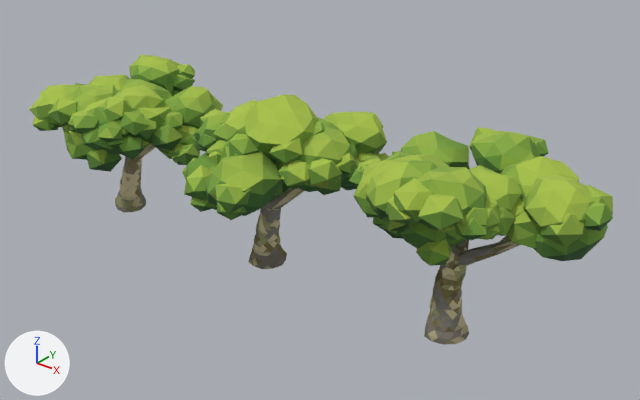
Two versions of the glTF model public/models/plane_tree.glb, one commit apart.
Camera for both pictures: a 50 mm camera at (20.5, -22.4, 17.2) aimed at (2.3, 0.3, 3.1). The lights are fixed; the arrows at lower left show +X, +Y and +Z. The older version comes first. Vertices at exactly the same position are counted once.

Names of what the first picture shows: 'plane_tree_a', 'plane_tree_b', 'plane_tree_c'.
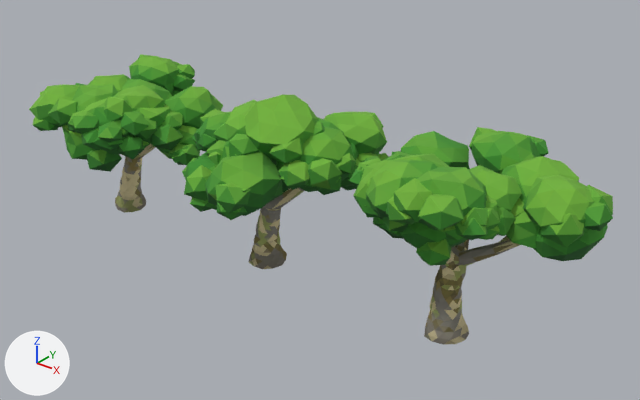
Boxes [x1, y1, x2, y2] around the edits, measured in the pictures (640 x 400 px):
part 1 of me_plane_tree_a, recoloured
    both: [29, 54, 223, 164]
part 2 of me_plane_tree_a, recoloured
    both: [33, 74, 205, 170]
part 3 of me_plane_tree_b, recoloured
    both: [182, 94, 389, 213]
part 4 of me_plane_tree_b, recoloured
    both: [185, 129, 376, 220]
part 5 of me_plane_tree_c, recoloured
    both: [349, 127, 613, 266]
part 6 of me_plane_tree_c, recoloured
    both: [350, 147, 612, 266]

Diff of the bpy script that builds the scene:
```diff
--- a/public/models/plane_tree.glb.py
+++ b/public/models/plane_tree.glb.py
@@ me_plane_tree_a @@
 me_plane_tree_a.from_pydata(...)  # 1758 vertices, 3131 faces; spans x -2.5..5.1, y -3.96..2.99, z -0.26..6.47
 # used by ob_plane_tree_a; location = (-8.0, 0.0, 0.0)
+# me_plane_tree_a part 1: 2092 faces centred in x -2.32..4.92, y -3.74..2.9, z -0.19..6.34 are repainted in the vertex colours; the middle colour goes from green #879f47 to green #669638
+# me_plane_tree_a part 2: 1039 faces centred in x -2.31..4.97, y -3.71..2.92, z -0.17..5.76 are repainted in the vertex colours; the middle colour goes from dark green #406c35 to dark green #2a6e2a
 me_plane_tree_a.materials.append(mat_palette)
@@ me_plane_tree_b @@
 me_plane_tree_b.from_pydata(...)  # 1646 vertices, 2933 faces; spans x -2.78..4.26, y -4.1..3.68, z -0.19..7.22
 # used by ob_plane_tree_b; location = (0.0, 0.0, 0.0)
+# me_plane_tree_b part 3: 1867 faces centred in x -2.54..4.19, y -3.95..3.52, z -0.13..7.03 are repainted in the vertex colours; the middle colour goes from green #87a045 to green #659738
+# me_plane_tree_b part 4: 1066 faces centred in x -2.53..4.06, y -3.95..3.59, z -0.13..6.01 are repainted in the vertex colours; the middle colour goes from dark green #406a35 to dark green #2a6d2a
 me_plane_tree_b.materials.append(mat_palette)
@@ me_plane_tree_c @@
 me_plane_tree_c.from_pydata(...)  # 1728 vertices, 3091 faces; spans x -3.24..5.1, y -3.68..3.44, z -0.21..6.89
 # used by ob_plane_tree_c; location = (8.0, 0.0, 0.0)
+# me_plane_tree_c part 5: 2029 faces centred in x -3.08..4.98, y -3.58..3.22, z -0.14..6.83 are repainted in the vertex colours; the middle colour goes from green #87a047 to green #669738
+# me_plane_tree_c part 6: 1062 faces centred in x -3.08..4.98, y -3.47..3.28, z -0.13..6.16 are repainted in the vertex colours; the middle colour goes from dark green #406a35 to dark green #2a6d2a
 me_plane_tree_c.materials.append(mat_palette)
```
